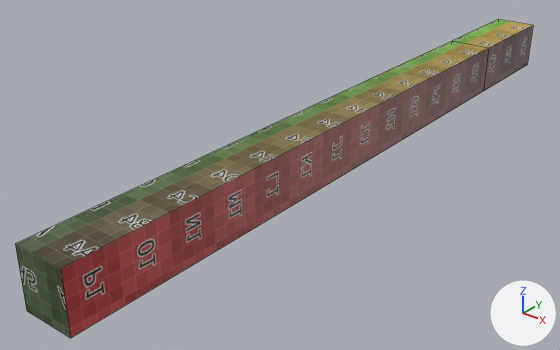
Renders of the FBX model Gamejam2023/Assets/Gamejam/Prefabs/Rooms/Assets/Final.fbx from each side of a commit.
Both versions are drawn from a 50 mm lens placed at (36.5, -66.9, 17.5), pointed at (7.7, -31.0, -4.7). Every picture has the same lights, and +X, +Y and +Z are marked at lower right. Mesh edges are drawn as thin lines.

Script lines for the objects in view, before the commit:
```python
me_cube_020 = bpy.data.meshes.new('Cube.020')
me_cube_020.from_pydata(...)  # 12 vertices, 9 faces; spans x 9.2..12.4, y -51.3..-2.1, z -3.5..0.1
# faces by material slot: [7, 2]
me_cube_020.materials.append(mat_walls_final)  # picture img_uvs_png
me_cube_020.materials.append(mat_floor_final)  # picture img_uvs_png
# before: 4 (12.4, -10.8, 0.0) at pixel (488, 48), 5 (9.2, -10.8, 0.0) at pixel (451, 41), 6 (9.2, -10.8, -3.5), 7 (12.4, -10.8, -3.5) at pixel (483, 91), 8 (12.4, -51.3, 0.1) at pixel (60, 268)
# before: 9 (9.2, -51.3, 0.1) at pixel (15, 243), 10 (9.2, -51.3, -3.5) at pixel (26, 310), 11 (12.4, -51.3, -3.5) at pixel (70, 338)
ob_final = bpy.data.objects.new('Final', me_cube_020)
ob_final.location = (0.0, 0.0, 0.0)
```
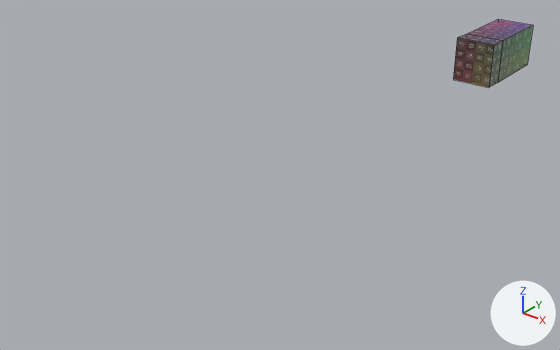
The edits, one by one:
me_cube_020 has 12 vertices, 9 faces and spans x 9.2..12.4, y -51.3..-2.1, z -3.5..0.1.
me_cube_020 is used by ob_final; location (0.0, 0.0, 0.0).
Part 1, on me_cube_020:
Vertices 4 to 7 of me_cube_020 move by (0.0, 2.6, 0.0).
Vertices 8 to 11 of me_cube_020 move by (0.0, 41.5, 0.0).

Where the change shows, as pixel boxes (x1, y1, x2, y2) in the pictures (560 x 350 px):
'Final', reshaped (84% narrower, 78% shorter): before (15, 19, 533, 338); after (453, 19, 533, 88)
